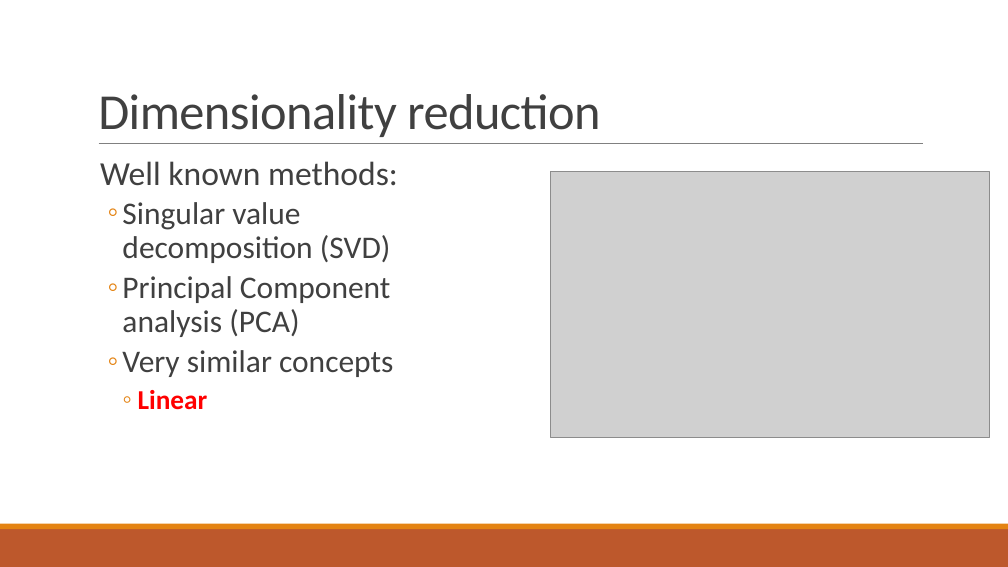
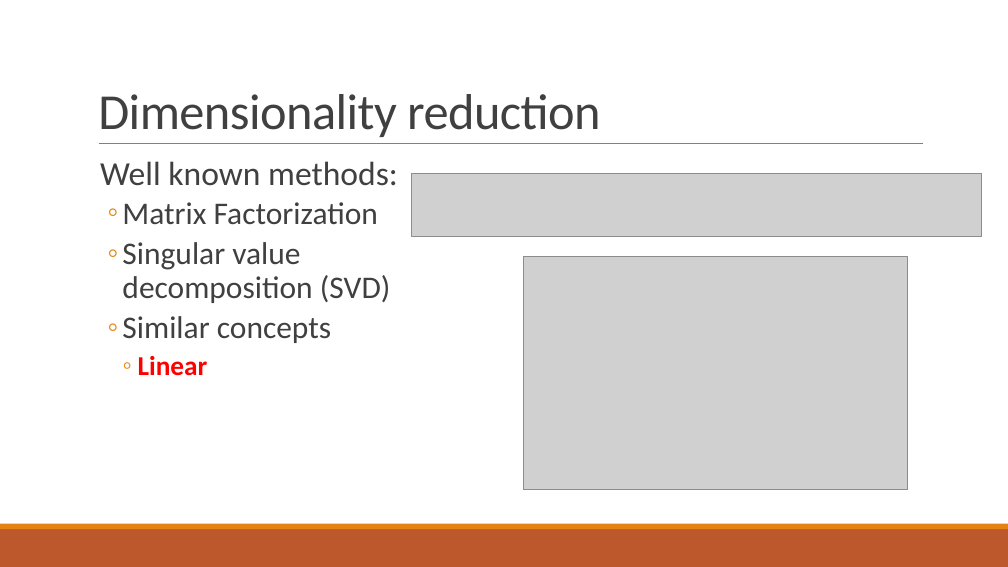
Before and after one commit to goolig/neural_collaborative_filtering, a slide deck: slide 3 of Hands-on slides.pptx. Drawn at 1008x567 pixels with LibreOffice and Linux fonts; fonts in the diff are those of the drawing; grey boxes stand for pictures. Boxes give left, top, right and bottom in pixels: in the first picture for what was removed or moved away, otherwise in the second. Text is boxed around its words. In the diff, an @@ line names an element or a change of style, - is before the commit and + after.

Commit message:
Update slides

```diff
--- a/Hands-on slides.pptx
+++ b/Hands-on slides.pptx
@@ picture added at (411,173,982,236) @@
@@ text at (122,202,378,224): paragraph added @@
+  ◦ Matrix Factorization
@@ picture: place and size @@
-picture at (551,172,990,438)
+picture at (523,256,908,490)
@@ text at (122,316,331,343): text changed @@
-  ◦ Principal Component analysis (PCA)
-  ◦ Very similar concepts
+  ◦ Similar concepts
```
Also in this commit, not shown: 1 other slide changed, 1 slide added.
